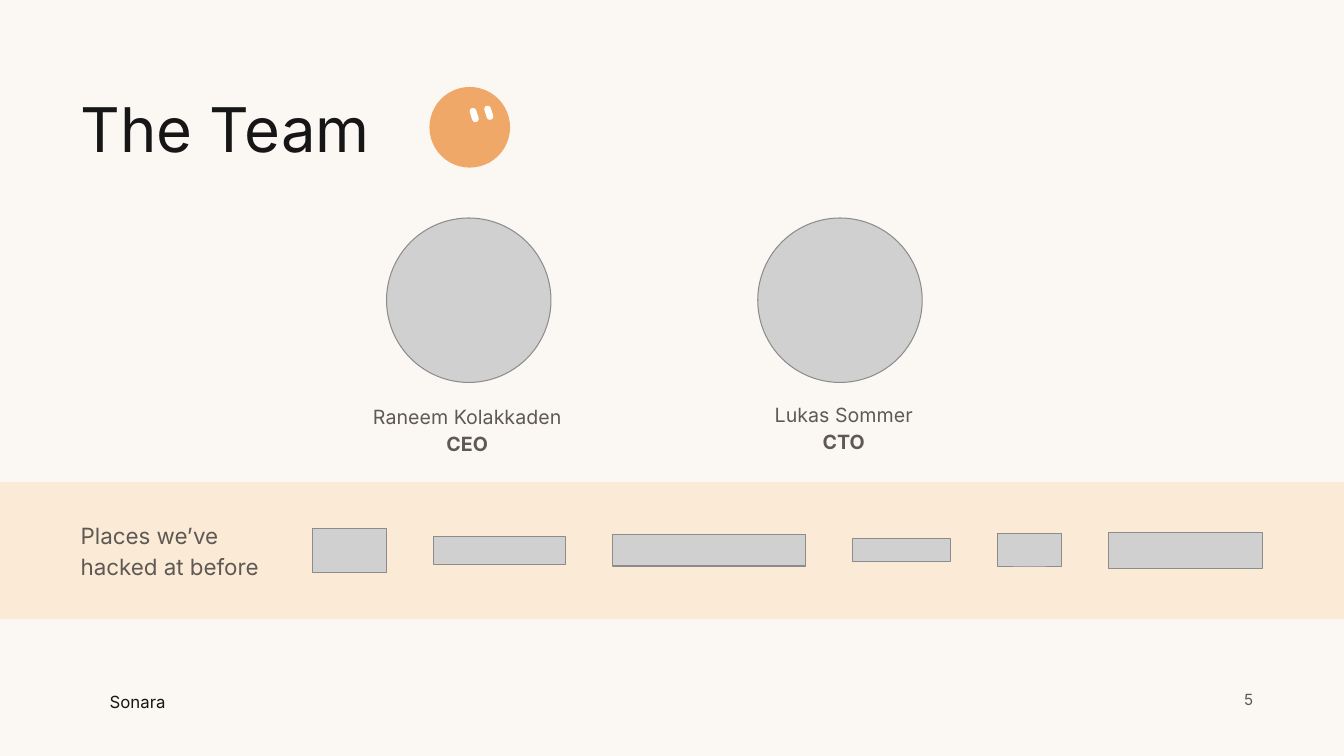
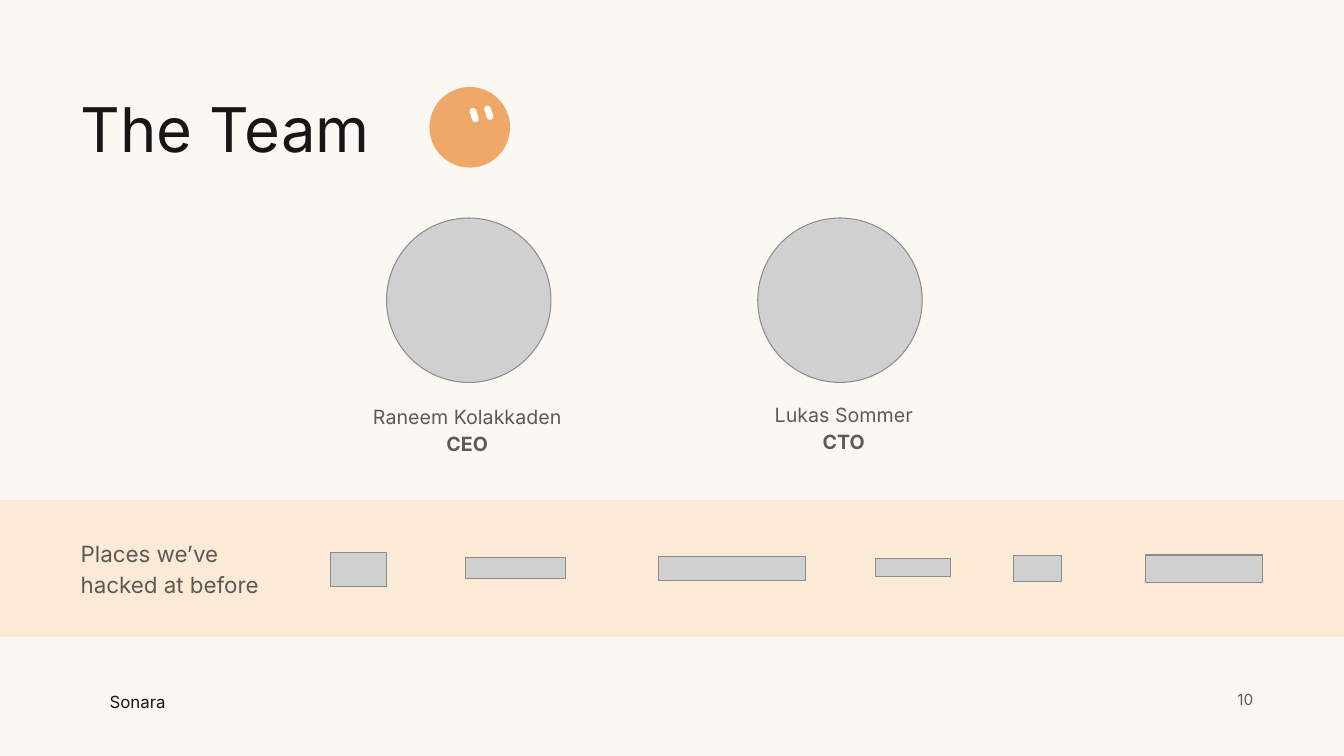
Before and after one commit to RaneemK-commits/sonara, a slide deck: slide 10 of roles/ui/presentation/Sonara-template.pptx (slide 5 before the commit). Drawn at 1344x756 pixels with LibreOffice and Linux fonts; fonts in the diff are those of the drawing; grey boxes stand for pictures; background and template pictures are left out. Boxes give left, top, right and bottom in pixels: in the first picture for what was removed or moved away, otherwise in the second. Text is boxed around its words. In the diff, an @@ line names an element or a change of style, - is before the commit and + after.

Commit message:
ui: deck opening (story, scale, pressure), workflow with UI screenshots, architecture, demo, impact and edge AI slides

```diff
--- a/roles/ui/presentation/Sonara-template.pptx
+++ b/roles/ui/presentation/Sonara-template.pptx
@@ rectangle: place and size @@
-rectangle at (0,482,1344,619)
+rectangle at (0,500,1344,637)
@@ text "Places we’ve hacked at before": place and size @@
-text "Places we’ve hacked at before" at (81,527,259,575)
+text "Places we’ve hacked at before" at (81,545,259,593)
@@ picture: place and size @@
-picture at (313,528,387,573)
+picture at (331,554,387,588)
@@ picture: place and size @@
-picture at (434,536,566,565)
+picture at (466,558,567,579)
@@ picture: place and size @@
-picture at (613,535,806,567)
+picture at (659,557,806,581)
@@ picture: place and size @@
-picture at (852,539,951,563)
+picture at (876,559,951,577)
@@ picture: place and size @@
-picture at (998,534,1062,568)
+picture at (1013,556,1062,581)
@@ picture: place and size @@
-picture at (1109,532,1263,569)
+picture at (1145,556,1263,583)
@@ page number at (1237,693,1253,705): text changed @@
-5
+10
```
Also in this commit, not shown: 11 slides added, 1 slide removed, 6 other files.
